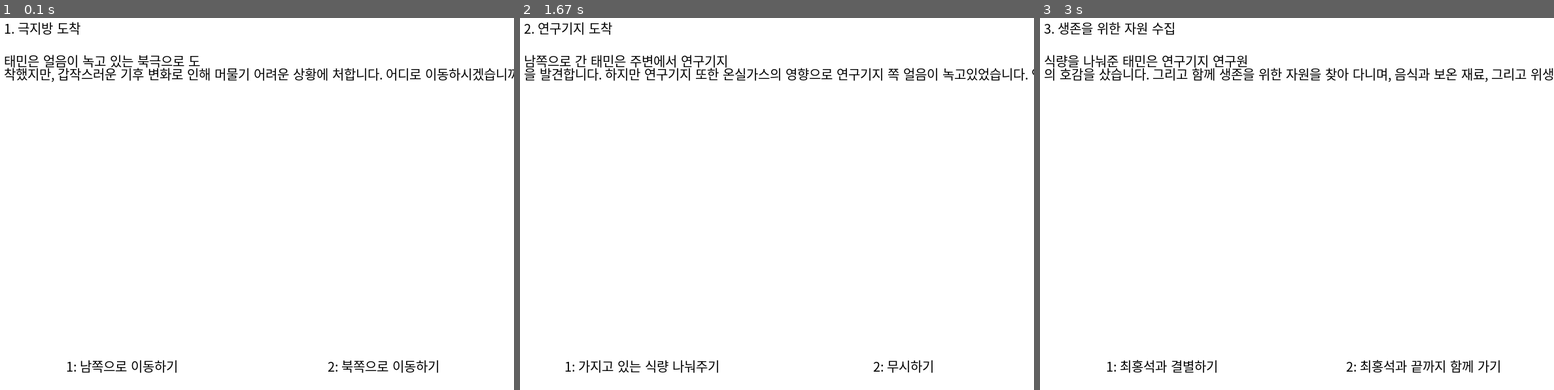
Above: before the commit, frames 1-3 (left to right).
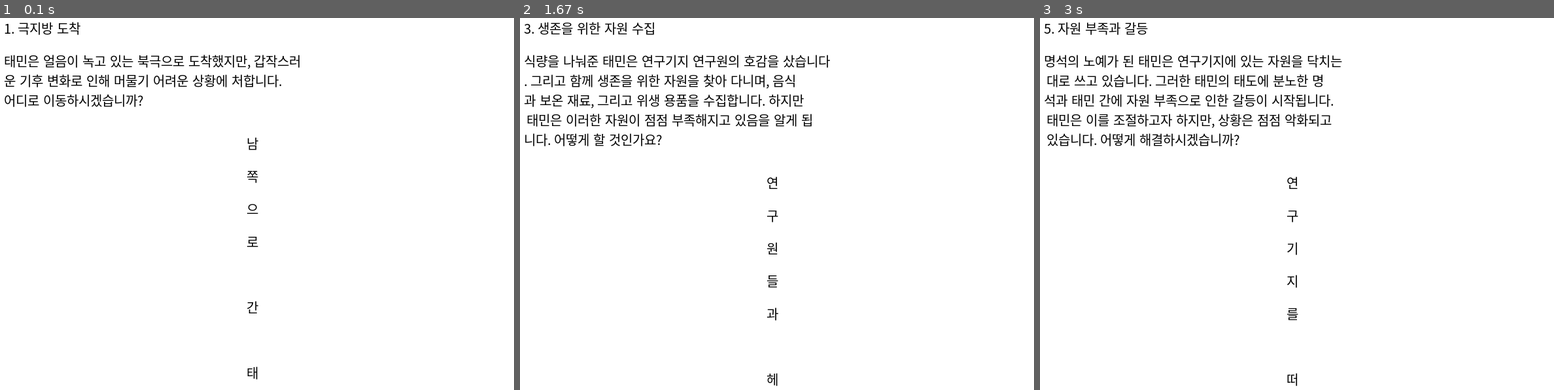
Above: after the commit, the same moments.

Repository: ohmyungseok0416/codeplay
Game: pygame game, started from ai_project/climate_crisis/choi_hongseok_gay.py
Same seed, same stepped clock (60 frames per second), same inputs: the game is played once before the commit and once after it.
Inputs:
- Up to frame 1 (0.1 s): no input
- Up to frame 2 (1.67 s): tap 2 at 0.33 s
- Up to frame 3 (3 s): tap one key every 0.33 s from 1.67 s: Enter Space Space 2

The runs differ from the first frame. In frame 1, 2.9% of the frame differs, in the area x 0-100%, y 9-98%; in frame 2, 5.1%; in frame 3, 5.4%, in the area x 0-100%, y 1-99%.

Commit message:
최홍석ㅇ병신

Diff:
--- a/ai_project/climate_crisis/choi_hongseok_gay.py
+++ b/ai_project/climate_crisis/choi_hongseok_gay.py
@@ -21,19 +21,19 @@
 
 # 스토리와 선택지
 story = [
-    ("1. 극지방 도착", "태민은 얼음이 녹고 있는 북극으로 도착했지만, 갑작스러운 기후 변화로 인해 머물기 어려운 상황에 처합니다. 어디로 이동하시겠습니까?"),
-    ("1: 남쪽으로 이동하기", "2: 북쪽으로 이동하기"),
-    ("2. 연구기지 도착", "남쪽으로 간 태민은 주변에서 연구기지을 발견합니다. 하지만 연구기지 또한 온실가스의 영향으로 연구기지 쪽 얼음이 녹고있었습니다. 연구기지에서 생존한 최홍석이 도움을 요청합니다. 최홍석은 6수를 한 파렴치한 부모님 등골브레이커지만, 끝내 배재대학교에 입학한 개상노무새끼입니다. 어떤 도움을 주시겠습니까?"),
-    ("1: 가지고 있는 식량 나눠주기", "2: 무시하기"),
-    ("3. 생존을 위한 자원 수집", "식량을 나눠준 태민은 연구기지 연구원의 호감을 샀습니다. 그리고 함께 생존을 위한 자원을 찾아 다니며, 음식과 보온 재료, 그리고 위생 용품을 수집합니다. 하지만 태민은 이러한 자원이 점점 부족해지고 있음을 알게 됩니다. 어떻게 할 것인가요?"),
-    ("1: 최홍석과 결별하기", "2: 최홍석과 끝까지 함께 가기"),
-    ("4. 천재 물리학자 오명석과의 만남", "연구원들과 헤어진 태민은 또 다른 연구기지를 발견하게 됩니다. 그곳엔 식량이 충분히 있었고 모아뒀던 전기도 충분히 있는 것 같습니다. 또한 연구기지엔 천재 물리학자 오명석이 있었습니다. 오명석은 18살에 고등학교의 전 과목을 마스터하고 졸업해 서울대학교 물리학과에서 2년만에 박사학위로 졸업을 한 대한민국 최고의 인적자원이자 오인슈타인으로 불리워지는 인물이였습니다. 명석이 태민을 킬러로 오해하고 죽이려합니다. 어떤 말로 명석을 설득시키시겠습니까?"),
-    ("1: 식량을 보여준다.", "2: 노예가 되겠다고 한다."),
-    ("5. 자원 부족과 갈등", "명석의 노예가 된 태민은 연구기지에 있는 자원을 닥치는대로 쓰고있습니다. 그러한 태민의 태도에 분노한 명석과 태민 간에 자원 부족으로 인한 갈등이 시작됩니다. 태민은 이를 조절하고자 하지만, 상황은 점점 악화되고 있습니다. 어떻게 해결하시겠습니까?"),
-    ("1: 나가서 자원 구해오기", "2: 자원을 챙겨서 이동하기."),
-    ("6. 구조를 위한 노력", "연구기지를 떠난 태민과 명석은 탐사선을 찾았습니다. 비록 얼음이 녹아내려 바다에 떠있어서  작동은 하지 않겠지만 구조요청은 보낼 수 있을겁니다.  태민은 명석과 함께 구조를 위한 신호를 보내려고 합니다. 바다에 떠있는 탐사선까지 어떻게 가실겁니까?"),
-    ("1: 태민이 수영해서 구조신호를 보낸다.", "2: 명석이 수영해서 구조신호를 보낸다."),
-    ("7. 결말", "다행히 수영을 할 줄 알던 태민이 탐사선까지 도착 해서 구조신호를 보냈습니다. 곧이어 구조선이 오고, 태민은 어려운 여정 끝에 구조되어 생존을 이끌어냅니다. 그는 자신의 경험을 통해 온실 가스 배출과 환경 파괴로 인한 위험성을 알리고자 합니다. 이를 통해 태민은 지구 환경 보호의 중요성을 널리 알립니다."),
+    ("1. 극지방 도착", "태민은 얼음이 녹고 있는 북극으로 도착했지만, 갑작스러운 기후 변화로 인해 머물기 어려운 상황에 처합니다. 어디로 이동하시겠습니까?",
+        ["1: 남쪽으로 이동하기", "2: 북쪽으로 이동하기"]),
+    ("2. 연구기지 도착", "남쪽으로 간 태민은 주변에서 연구기지를 발견합니다. 하지만 연구기지 또한 온실가스의 영향으로 연구기지 쪽 얼음이 녹고 있었습니다. 연구기지에서 생존한 최홍석이 도움을 요청합니다. 최홍석은 6수를 한 파렴치한 부모님 등골브레이커지만, 끝내 배재대학교에 입학한 개상노무새끼입니다. 어떤 도움을 주시겠습니까?",
+        ["1: 가지고 있는 식량 나눠주기", "2: 무시하기"]),
+    ("3. 생존을 위한 자원 수집", "식량을 나눠준 태민은 연구기지 연구원의 호감을 샀습니다. 그리고 함께 생존을 위한 자원을 찾아 다니며, 음식과 보온 재료, 그리고 위생 용품을 수집합니다. 하지만 태민은 이러한 자원이 점점 부족해지고 있음을 알게 됩니다. 어떻게 할 것인가요?",
+        ["1: 최홍석과 결별하기", "2: 최홍석과 끝까지 함께 가기"]),
+    ("4. 천재 물리학자 오명석과의 만남", "연구원들과 헤어진 태민은 또 다른 연구기지를 발견하게 됩니다. 그곳엔 식량이 충분히 있었고 모아뒀던 전기도 충분히 있는 것 같습니다. 또한 연구기지엔 천재 물리학자 오명석이 있었습니다. 오명석은 18살에 고등학교의 전 과목을 마스터하고 졸업해 서울대학교 물리학과에서 2년만에 박사학위로 졸업을 한 대한민국 최고의 인적자원이자 오인슈타인으로 불리워지는 인물이였습니다. 명석이 태민을 킬러로 오해하고 죽이려합니다. 어떤 말로 명석을 설득시키시겠습니까?",
+        ["1: 식량을 보여준다.", "2: 노예가 되겠다고 한다."]),
+    ("5. 자원 부족과 갈등", "명석의 노예가 된 태민은 연구기지에 있는 자원을 닥치는 대로 쓰고 있습니다. 그러한 태민의 태도에 분노한 명석과 태민 간에 자원 부족으로 인한 갈등이 시작됩니다. 태민은 이를 조절하고자 하지만, 상황은 점점 악화되고 있습니다. 어떻게 해결하시겠습니까?",
+        ["1: 나가서 자원 구해오기", "2: 자원을 챙겨서 이동하기."]),
+    ("6. 구조를 위한 노력", "연구기지를 떠난 태민과 명석은 탐사선을 찾았습니다. 비록 얼음이 녹아내려 바다에 떠있어서 작동은 하지 않겠지만 구조요청은 보낼 수 있을 것입니다. 태민은 명석과 함께 구조를 위한 신호를 보내려고 합니다. 바다에 떠있는 탐사선까지 어떻게 가실 것입니까?",
+        ["1: 태민이 수영해서 구조신호를 보낸다.", "2: 명석이 수영해서 구조신호를 보낸다."]),
+    ("7. 결말", "다행히 수영을 할 줄 알던 태민이 탐사선까지 도착해서 구조신호를 보냈습니다. 곧이어 구조선이 와서 태민은 어려운 여정 끝에 구조되어 생존을 이끌어냈습니다. 그는 자신의 경험을 통해 온실 가스 배출과 환경 파괴로 인한 위험성을 알리고자 합니다. 이를 통해 태민은 지구 환경 보호의 중요성을 널리 알립니다.")
 ]
 
 def display_text(text, x, y, color=BLACK):
@@ -41,14 +41,12 @@
     text_rect = text_surface.get_rect(left=x, top=y)
     win.blit(text_surface, text_rect)
 
-def display_choices(choice1, choice2):
-    text_surface1 = font.render(choice1, True, BLACK)
-    text_rect1 = text_surface1.get_rect(center=(WIDTH // 4, HEIGHT - 50))
-    win.blit(text_surface1, text_rect1)
-
-    text_surface2 = font.render(choice2, True, BLACK)
-    text_rect2 = text_surface2.get_rect(center=(WIDTH * 3 // 4, HEIGHT - 50))
-    win.blit(text_surface2, text_rect2)
+def display_choices(choices, y):
+    for choice in choices:
+        text_surface = font.render(choice, True, BLACK)
+        text_rect = text_surface.get_rect(center=(WIDTH // 2, y))
+        win.blit(text_surface, text_rect)
+        y += 50
 
 def main():
     running = True
@@ -57,19 +55,20 @@
     while running:
         win.fill(WHITE)
 
-        # 제목
+        # 제목 및 이야기 표시
         display_text(story[current_stage][0], 20, 20)
 
-        # 이야기
-        if len(story[current_stage][1]) > 20:
-            display_text(story[current_stage][1][:20], 20, 70)
-            display_text(story[current_stage][1][20:], 20, 90)
-        else:
-            display_text(story[current_stage][1], 20, 70)
+        # 이야기 텍스트를 30글자 단위로 줄 바꿈하여 표시
+        text = story[current_stage][1]
+        x, y = 20, 70
+        while text:
+            display_text(text[:30], x, y)
+            text = text[30:]
+            y += 30
 
         # 선택지 표시
-        if current_stage < len(story) - 1:
-            display_choices(story[current_stage + 1][0], story[current_stage + 1][1])
+        if current_stage < len(story) - 1 and current_stage % 2 == 0:
+            display_choices(story[current_stage + 1][1], y + 50)
 
         pygame.display.update()
 
@@ -77,10 +76,8 @@
             if event.type == pygame.QUIT:
                 running = False
             if event.type == pygame.KEYDOWN:
-                if event.key == pygame.K_1:
-                    current_stage += 1
-                elif event.key == pygame.K_2:
-                    current_stage += 2  # 선택지 2번 선택 시 다다음 스테이지로 이동하도록 수정
+                if event.key == pygame.K_1 or event.key == pygame.K_2:
+                    current_stage += 2
 
                 if current_stage >= len(story) - 1:
                     current_stage = len(story) - 1
